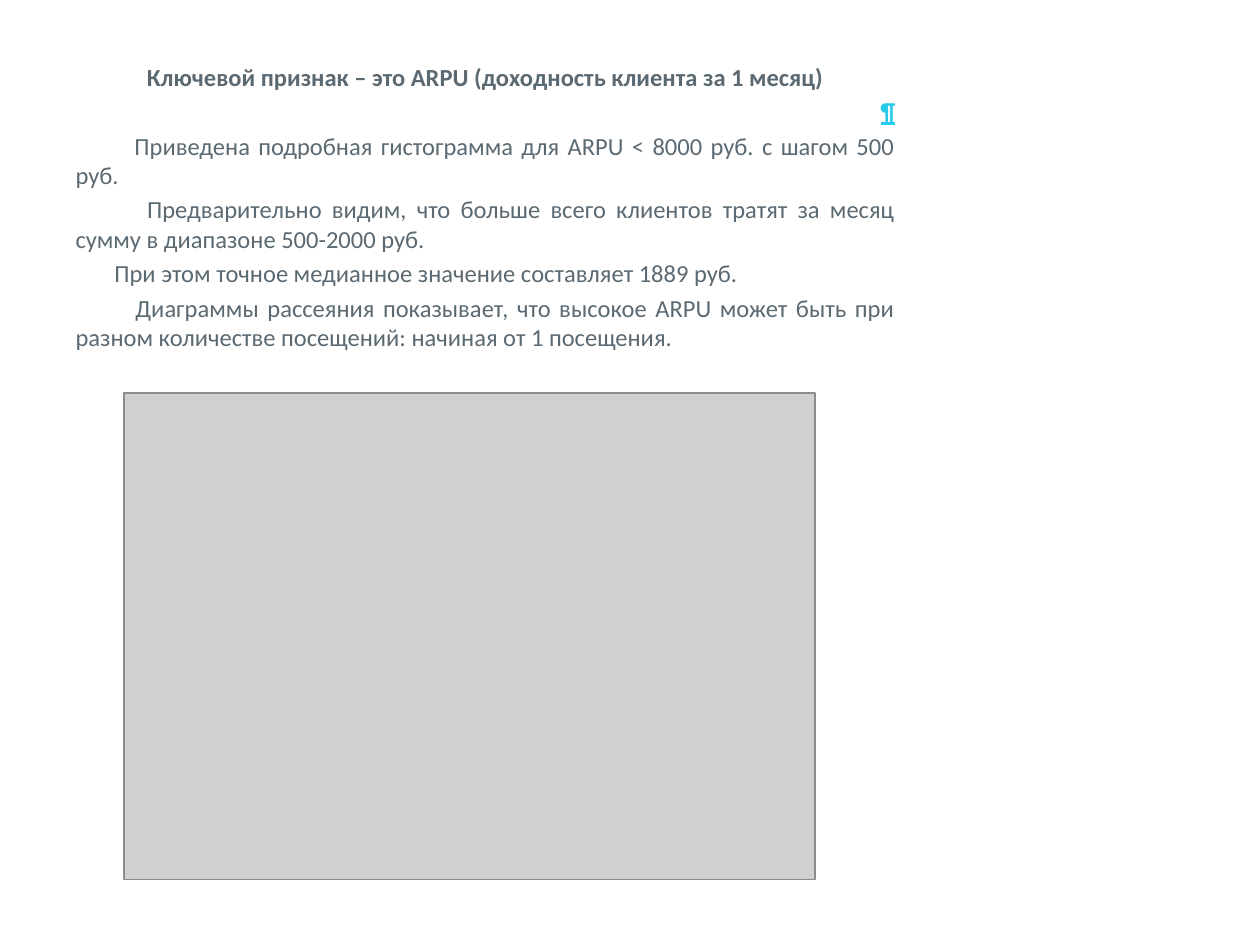
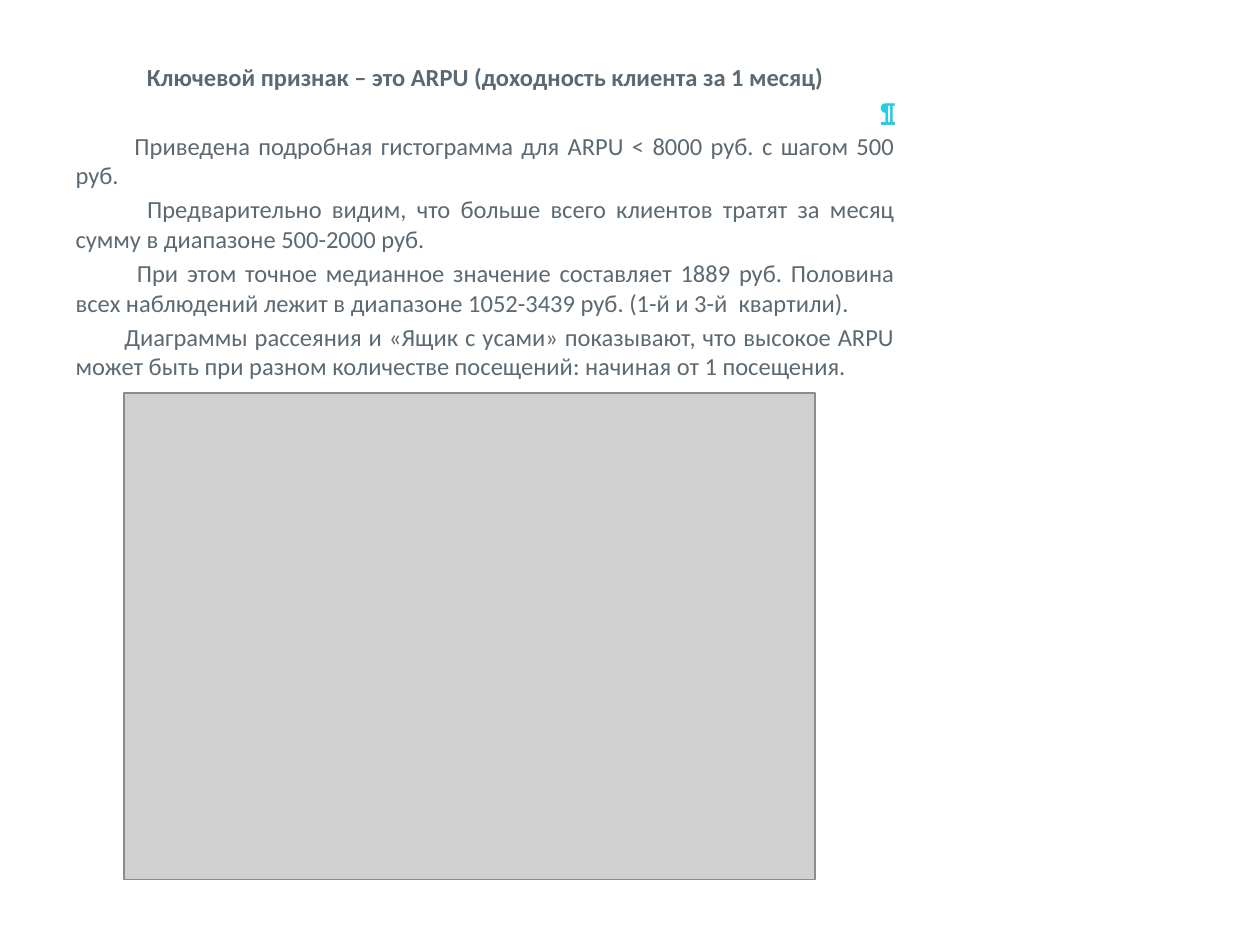
Before and after one commit to Viktoriia2020/Viktoriia, a slide deck: slide 7 of Презентация проекта.pptx. Drawn at 1260x945 pixels with LibreOffice and Linux fonts; fonts in the diff are those of the drawing; grey boxes stand for pictures; background and template pictures are left out. Boxes give left, top, right and bottom in pixels: in the first picture for what was removed or moved away, otherwise in the second. Text is boxed around its words. In the diff, an @@ line names an element or a change of style, - is before the commit and + after.

```diff
--- a/Презентация проекта.pptx
+++ b/Презентация проекта.pptx
@@ text at (76, 265, 894, 379): text changed @@
-При этом точное медианное значение составляет 1889 руб.
-Диаграммы рассеяния показывает, что высокое ARPU может быть при разном количестве посещений: начиная от 1 посещения.
+При этом точное медианное значение составляет 1889 руб. Половина всех наблюдений лежит в диапазоне 1052-3439 руб. (1-й и 3-й квартили).
+Диаграммы рассеяния и «Ящик с усами» показывают, что высокое ARPU может быть при разном количестве посещений: начиная от 1 посещения.
```
Also in this commit, not shown: 10 other slides changed, 1 slide added, 1 slide removed.
